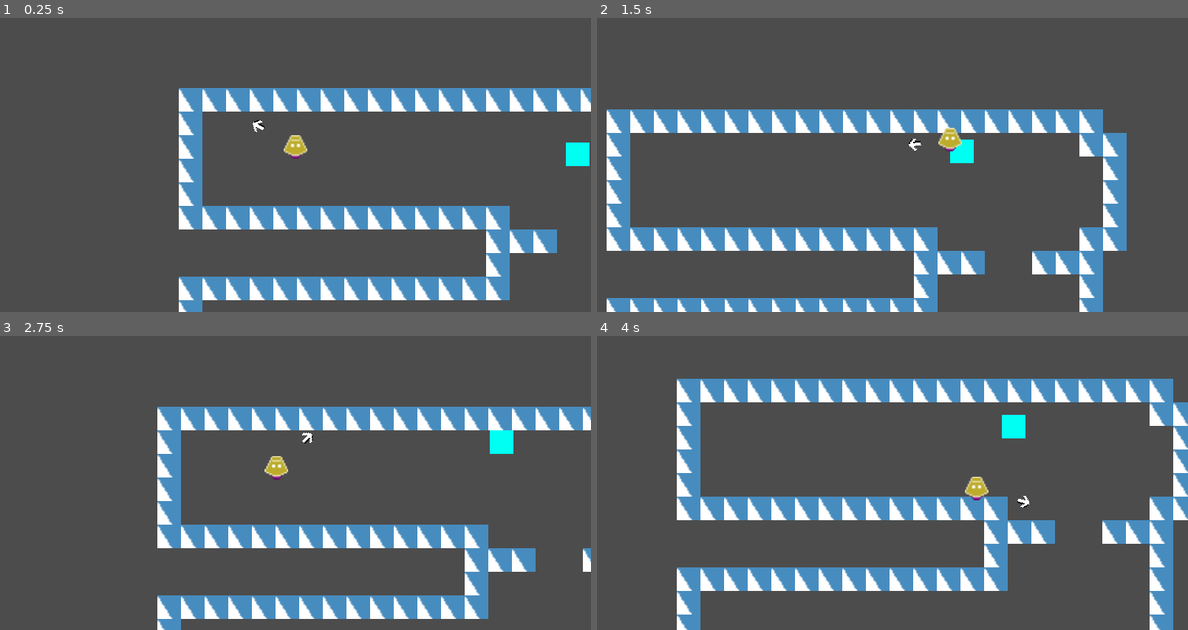
Above: before the commit, frames 1-4 (two rows, left to right).
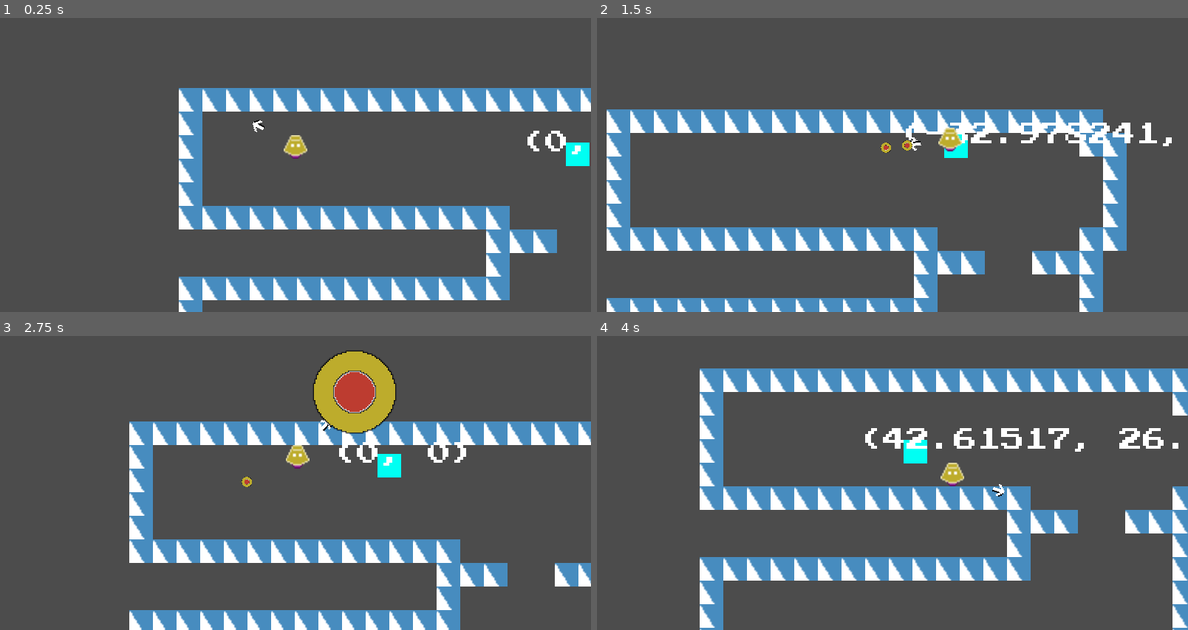
Above: after the commit, the same moments.

Repository: andrebariani/abracajur
Game: Godot game, scene res://src/world/World.tscn
Two runs of this game, one before a commit and one after it. Both use one fixed random seed, a clock stepped at 60 frames per second and the inputs below. The engine's default icon, where the game draws it, is replaced by a stand-in: a white triangle on a blue panel in a dark square.
Inputs (mouse positions are in pixels of both pictures, inside the frame that each line leads up to):
- Up to frame 1 (0.25 s): no input
- Up to frame 2 (1.5 s): tap Enter at 0.5 s; move the mouse to (1022, 129) at 0.52 s; hold W 0.53-1.28 s; tap Space (ui_select) at 0.6, 0.77, 1.07 s; move the mouse to (774, 162) at 1.27 s; tap Q at 1.35 s
- Up to frame 3 (2.75 s): tap Space (ui_select) at 1.52, 1.55, 1.82, 2.3 s; move the mouse to (354, 391) at 2.02 s; hold W from 2.03 s (still down); tap E at 2.1 s
- Up to frame 4 (4 s): move the mouse to (862, 530) at 2.77 s; tap R at 2.85 s; tap Space (ui_select) at 3.02, 3.05, 3.32, 3.6, 3.77 s; move the mouse to (1069, 515) at 3.52 s; release W at 3.53 s

The runs differ from the first frame. In frame 1, 0.2% of the frame differs, in the area x 89-99%, y 38-47%; in frame 2, 1.2%; in frame 3, 30%, in the area x 21-100%, y 5-100%; in frame 4, 29%.

Commit message:
Color Coding to Spells and Icons (#11)
* commiting for merge

* Spell launcher and changes to LaserSpell

* correcao rushada

* spellbook e magicsystem

* changes

* zuerinhas na magicsystem

* magic_system finalmente funcionando (talvez?)

* heresia retirada

* bugs bugs bugs

* squash dem bugs

* é literalmente um massacre de insetos

* sbp contra os insetos

* MagicLauncher on player made

* stun do enemy v0.5

* atributo color no scroll

* CHOSEN_EFFECT property added

* Shape Color set by shader

* Color coding addedto all spells and icons

* stuff

Co-authored-by: MasterProjectLC <dan.inafuku@hotmail.com>

Diff:
--- a/src/enemies/Enemy.gd
+++ b/src/enemies/Enemy.gd
@@ -1,14 +1,131 @@
 extends KinematicBody2D
 
-const FRICTION = 200
-const ACCELERATION = 200
+var effects_types = [
+	"DAMAGE",
+	"STUN",
+	"KNOCKBACK",
+	"GREASE",
+	"BREAK",
+	"HEAL",
+	"SHIELD"
+]
 
+export var FRICTION = 200
+export var ACCELERATION = 200
 export var max_hp = 3
 export var MAX_SPEED = 50
 onready var hp = max_hp
+
+onready var AggroBox = $AggroBox
+onready var rayCast = $RayCast2D
+onready var moveDebug = $MoveDebug
+
+enum {
+	WANDER
+	CHASE
+	STUN
+}
+
+var state = WANDER
+
 var MoveDirection = Vector2.ZERO
+var knockback = Vector2.ZERO
+
+
+func _physics_process(delta):
+	knockback = knockback.move_toward(Vector2.ZERO, FRICTION)
+	knockback = move_and_slide(knockback)
+
+	state_machine()
+	MoveDirection = move_and_slide(MoveDirection)
+	moveDebug.set_text(str(MoveDirection))
+
+
+func state_machine():
+	match state:
+		WANDER:
+			seek_player()
+			MoveDirection = MoveDirection.move_toward(Vector2.ZERO,FRICTION)
+		CHASE:
+			var player = AggroBox.target
+			if player != null:
+				var direction = player.global_position - global_position
+				rayCast.cast_to = direction
+				rayCast.force_raycast_update()
+				if !rayCast.is_colliding():
+					MoveDirection = MoveDirection.move_toward(direction.normalized() * MAX_SPEED, ACCELERATION)
+				else:
+					set_state(WANDER)
+			else:
+				set_state(WANDER)
+		STUN:
+			return
+
+func set_state(new_state):
+	state = new_state
+
+func seek_player():
+	if AggroBox.can_see():
+		set_state(CHASE)
+
+
+# ---- Handle signals ----------
 
 func _on_Hurtbox_area_entered(area):
 	var spell = area.spell
-	hp += spell.DAMAGE
+	match spell.chosen_effect:
+		"DAMAGE":
+			apply_damage(spell.effects)
+		"STUN":
+			apply_stun(spell.effects)
+		"KNOCKBACK":
+			apply_knockback(area)
+		"GREASE":
+			apply_grease(spell.effects)
+		"BREAK":
+			apply_break(spell.effects)
+		"HEAL":
+			apply_heal(spell.effects)
+		"SHIELD":
+			apply_shield(spell.effects)
+
+
+# ---- React to stimuli -------------
+
+func apply_damage(spell_effects):
+	hp = clamp(hp - spell_effects.DAMAGE, 0, max_hp)
+	print_debug("damage! " + str(hp))
+
+
+func apply_heal(spell_effects):
+	hp = clamp(hp + spell_effects.HEAL, 0, max_hp)
+	print_debug("heal! " + str(hp))
+
+
+func apply_stun(spell_effects):
+	set_state(STUN)
+	$StunTimer.start(spell_effects.STUN)
+
+
+func apply_knockback(area):
+	var knockback_direction = area.global_position.direction_to(self.global_position)
+	knockback = area.spell.effects.KNOCKBACK * knockback_direction.normalized()
+	print(str(knockback))
+
+
+func apply_grease(spell_effects):
+	ACCELERATION -= spell_effects.GREASE
+	FRICTION = 1
+
+
+func apply_break(spell_effects):
+	max_hp = max(max_hp - spell_effects.BREAK, 1)
+	print_debug("HP reduced to " + str(max_hp))
+
+
+func apply_shield(spell_effects):
+	hp += spell_effects.DAMAGE
 	print_debug(hp)
+
+func _on_StunTimer_timeout():
+	set_state(WANDER)
--- a/src/enemies/Enemy.tscn
+++ b/src/enemies/Enemy.tscn
@@ -1,7 +1,9 @@
-[gd_scene load_steps=5 format=2]
+[gd_scene load_steps=7 format=2]
 
 [ext_resource path="res://src/engine/Hurtbox.tscn" type="PackedScene" id=1]
 [ext_resource path="res://src/enemies/Enemy.gd" type="Script" id=2]
+[ext_resource path="res://src/engine/AggroBox.tscn" type="PackedScene" id=3]
+[ext_resource path="res://assets/font/Text.tres" type="DynamicFont" id=4]
 
 [sub_resource type="RectangleShape2D" id=1]
 extents = Vector2( 8, 8 )
@@ -22,7 +24,7 @@
 margin_top = -8.0
 margin_right = 8.0
 margin_bottom = 8.0
-color = Color( 1, 0, 0, 1 )
+color = Color( 0.00392157, 0, 0.00392157, 1 )
 __meta__ = {
 "_edit_use_anchors_": false
 }
@@ -36,6 +38,24 @@
 
 [node name="StunTimer" type="Timer" parent="."]
 process_mode = 0
+
+[node name="AggroBox" parent="." instance=ExtResource( 3 )]
+collision_layer = 0
+
+[node name="RayCast2D" type="RayCast2D" parent="."]
+
+[node name="MoveDebug" type="Label" parent="."]
+margin_left = -38.0
+margin_top = -16.0
+margin_right = 38.0
+margin_bottom = -8.0
+custom_fonts/font = ExtResource( 4 )
+text = "(0, 0)"
+align = 1
+__meta__ = {
+"_edit_use_anchors_": false
+}
 [connection signal="area_entered" from="Hurtbox" to="." method="_on_Hurtbox_area_entered"]
+[connection signal="timeout" from="StunTimer" to="." method="_on_StunTimer_timeout"]
 
 [editable path="Hurtbox"]
--- a/src/enemies/Geladeira.gd
+++ b/src/enemies/Geladeira.gd
@@ -1,41 +1 @@
 extends "res://src/enemies/Enemy.gd"
-
-enum {
-	WANDER
-	CHASE
-}
-
-onready var AggroBox = $AggroBox
-onready var rayCast = $RayCast2D
-var state = WANDER
-
-func _ready():
-	pass # Replace with function body.
-
-
-
-func _physics_process(delta):
-	match state:
-		WANDER:
-			seek_player()
-			MoveDirection = MoveDirection.move_toward(Vector2.ZERO,FRICTION * delta)
-		CHASE:
-			var player = AggroBox.target
-			if player != null:
-				var direction = player.global_position - global_position
-				rayCast.cast_to = direction
-				rayCast.force_raycast_update()
-				if !rayCast.is_colliding():
-					MoveDirection = MoveDirection.move_toward(direction.normalized() * MAX_SPEED, delta * ACCELERATION)
-				else:
-					state = WANDER
-			else:
-				state = WANDER
-
-	MoveDirection = move_and_slide(MoveDirection)
-
-
-
-func seek_player():
-	if AggroBox.can_see():
-		state = CHASE
--- a/src/enemies/Geladeira.tscn
+++ b/src/enemies/Geladeira.tscn
@@ -1,19 +1,17 @@
-[gd_scene load_steps=4 format=2]
+[gd_scene load_steps=3 format=2]
 
 [ext_resource path="res://src/enemies/Enemy.tscn" type="PackedScene" id=1]
-[ext_resource path="res://src/engine/AggroBox.tscn" type="PackedScene" id=2]
 [ext_resource path="res://src/enemies/Geladeira.gd" type="Script" id=3]
 
 [node name="Geladeira" instance=ExtResource( 1 )]
 collision_mask = 1
 script = ExtResource( 3 )
+FRICTION = 200
+ACCELERATION = 200
+max_hp = 3
+MAX_SPEED = 50
 
 [node name="ColorRect" parent="." index="1"]
 color = Color( 0, 1, 0.952941, 1 )
 
-[node name="AggroBox" parent="." index="4" instance=ExtResource( 2 )]
-collision_layer = 0
-
-[node name="RayCast2D" type="RayCast2D" parent="." index="5"]
-
 [editable path="Hurtbox"]
--- a/src/engine/AggroBox.gd
+++ b/src/engine/AggroBox.gd
@@ -1,14 +1,15 @@
 extends Area2D
 
 var target = null
-
 
 func can_see():
 	return target != null
 
 func _on_AggroBox_body_entered(body):
 	target = body
+	$CollisionShape2D.self_modulate = Color(1, 1, 1, 0.5)
 
 
 func _on_AggroBox_body_exited(_body):
 	target = null
+	$CollisionShape2D.self_modulate = Color(1, 1, 1, 0.1)
--- a/src/engine/AggroBox.tscn
+++ b/src/engine/AggroBox.tscn
@@ -3,7 +3,7 @@
 [ext_resource path="res://src/engine/AggroBox.gd" type="Script" id=1]
 
 [sub_resource type="CircleShape2D" id=1]
-radius = 100.0
+radius = 176.003
 
 [node name="AggroBox" type="Area2D"]
 collision_layer = 2
@@ -11,6 +11,7 @@
 script = ExtResource( 1 )
 
 [node name="CollisionShape2D" type="CollisionShape2D" parent="."]
+self_modulate = Color( 1, 1, 1, 0.109804 )
 shape = SubResource( 1 )
 [connection signal="body_entered" from="." to="." method="_on_AggroBox_body_entered"]
 [connection signal="body_exited" from="." to="." method="_on_AggroBox_body_exited"]
--- a/src/player/Player.gd
+++ b/src/player/Player.gd
@@ -3,7 +3,7 @@
 onready var pointer = $Pointer
 onready var rayCast = $RayCast2D
 onready var anim = $LampAnim
-onready var spellScene = preload("res://src/spells/SparkSpell.tscn")
+onready var hurtbox = $Hurtbox/CollisionShape2D
 
 
 export (int) var cooldownTeleport = 0.1
@@ -20,33 +20,40 @@
 	if Input.is_action_just_pressed("ui_select") and can_teleport:
 		rayCast.cast_to = look_vector
 		rayCast.force_raycast_update()
+
+		anim.play("teleport")
 		if !rayCast.is_colliding():
-			teleport()
+			teleport_to_mouse()
+		else:
+			teleport_to_nearest_wall()
+
+		can_teleport = false
+		yield(get_tree().create_timer(cooldownTeleport),"timeout")
+		can_teleport = true
 
 
-	if Input.is_action_just_pressed("spell_q"):
-		_on_cast_spell(spellScene)
+func teleport_to_mouse():
+	global_position = get_global_mouse_position()
 
 
-func teleport():
-	anim.play("teleport")
-	global_position = get_global_mouse_position()
-	can_teleport = false
-	yield(get_tree().create_timer(cooldownTeleport),"timeout")
-	can_teleport = true
+func teleport_to_nearest_wall():
+	var player_radius = hurtbox.get_shape().radius
+	global_position = rayCast.get_collision_point() + rayCast.get_collision_normal() * player_radius
 
 
-func _on_cast_spell(spell_scene):
-	var spell = spell_scene.instance()
-	var player_radius = get_node("Hurtbox/CollisionShape2D").get_shape().radius
-	var spell_radius = spell.get_node("Hitbox/CollisionShape2D").get_shape().radius
-	var total_radius = player_radius + spell_radius
-	spell.position = global_position + Vector2(total_radius, total_radius) * look_vector.normalized()
-	spell.init(look_vector.normalized())
+func _on_Magic_System_cast_spell(spell_data, letter, position):
+	var spell = spell_data.SCENE.instance()
+	spell.effects = spell_data.EFFECTS
+	spell.chosen_effect = spell_data.CHOSEN_EFFECT
+	spell.colors = spell_data.COLORS
+	spell._set_colors()
+
+	if spell.name == "SparkSpell":
+		var player_radius = hurtbox.get_shape().radius
+		var spell_radius = spell.get_node("Hitbox/CollisionShape2D").get_shape().radius
+		var total_radius = player_radius + spell_radius
+		spell.position = global_position + Vector2(total_radius, total_radius) * look_vector.normalized()
+		spell.init(look_vector.normalized())
 
 	var world = get_tree().current_scene
 	world.add_child(spell)
-
-
-func _on_Magic_System_cast_spell(spell, letter, position):
-	pass # Replace with function body.
--- a/src/player/Player.tscn
+++ b/src/player/Player.tscn
@@ -4,7 +4,6 @@
 [ext_resource path="res://src/player/Player.gd" type="Script" id=2]
 [ext_resource path="res://assets/pointer.png" type="Texture" id=3]
 [ext_resource path="res://src/engine/Hurtbox.tscn" type="PackedScene" id=4]
-
 
 [sub_resource type="CircleShape2D" id=1]
 radius = 8.06226
--- a/src/spells/AOESpell.gd
+++ b/src/spells/AOESpell.gd
@@ -1,4 +1,8 @@
 extends "res://src/spells/Spell.gd"
+
 
 func _process(_delta):
 	position = get_global_mouse_position()
+
+func _on_AnimationPlayer_animation_finished(anim_name):
+	queue_free()
--- a/src/spells/AOESpell.tscn
+++ b/src/spells/AOESpell.tscn
@@ -1,20 +1,42 @@
-[gd_scene load_steps=5 format=2]
+[gd_scene load_steps=8 format=2]
 
 [ext_resource path="res://src/engine/Hitbox.tscn" type="PackedScene" id=1]
 [ext_resource path="res://src/spells/AOESpell.gd" type="Script" id=2]
+[ext_resource path="res://color-code.png" type="Texture" id=3]
+[ext_resource path="res://src/spells/ColorSpellMaterial.tres" type="Material" id=4]
 
 [sub_resource type="CircleShape2D" id=1]
 radius = 16.0
 
 [sub_resource type="CircleShape2D" id=2]
-radius = 16.0
+radius = 18.0
+
+[sub_resource type="Animation" id=3]
+resource_name = "explode"
+tracks/0/type = "value"
+tracks/0/path = NodePath("Hitbox/CollisionShape2D:shape:radius")
+tracks/0/interp = 1
+tracks/0/loop_wrap = true
+tracks/0/imported = false
+tracks/0/enabled = true
+tracks/0/keys = {
+"times": PoolRealArray( 0, 1 ),
+"transitions": PoolRealArray( 1, 1 ),
+"update": 0,
+"values": [ 12.0, 18.0 ]
+}
 
 [node name="AOESpell" type="KinematicBody2D"]
+collision_layer = 0
 script = ExtResource( 2 )
 
 [node name="CollisionShape2D" type="CollisionShape2D" parent="."]
 modulate = Color( 0.945098, 0, 0, 1 )
 shape = SubResource( 1 )
+
+[node name="Sprite" type="Sprite" parent="."]
+material = ExtResource( 4 )
+texture = ExtResource( 3 )
 
 [node name="Hitbox" parent="." instance=ExtResource( 1 )]
 collision_mask = 16
@@ -22,4 +44,9 @@
 [node name="CollisionShape2D" parent="Hitbox" index="0"]
 shape = SubResource( 2 )
 
+[node name="AnimationPlayer" type="AnimationPlayer" parent="."]
+autoplay = "explode"
+anims/explode = SubResource( 3 )
+[connection signal="animation_finished" from="AnimationPlayer" to="." method="_on_AnimationPlayer_animation_finished"]
+
 [editable path="Hitbox"]
--- /dev/null
+++ b/src/spells/ColorSpell.shader
@@ -0,0 +1,18 @@
+shader_type canvas_item;
+
+uniform vec4 color_base;
+uniform vec4 color_outline;
+
+void fragment() {
+    vec4 curr_color = texture(TEXTURE,UV); // Get current color of pixel
+
+	if (curr_color == vec4(1,1,1,1) ) {
+        COLOR = color_base;
+    } else {
+		if (curr_color == vec4(0,0,0,1) ) {
+			COLOR = color_outline;
+		} else {
+			COLOR = curr_color;
+		}
+	}
+}
--- /dev/null
+++ b/src/spells/ColorSpellMaterial.tres
@@ -0,0 +1,9 @@
+[gd_resource type="ShaderMaterial" load_steps=2 format=2]
+
+[ext_resource path="res://src/spells/ColorSpell.shader" type="Shader" id=1]
+
+[resource]
+resource_local_to_scene = true
+shader = ExtResource( 1 )
+shader_param/color_base = Plane( 1, 1, 1, 1 )
+shader_param/color_outline = Plane( 0, 0, 0, 1 )
--- a/src/spells/SparkSpell.gd
+++ b/src/spells/SparkSpell.gd
@@ -15,3 +15,7 @@
 	var collision = move_and_collide(velocity*delta)
 	if collision:
 		queue_free()
+
+
+func _on_Hitbox_area_entered(area):
+	queue_free()
--- a/src/spells/SparkSpell.tscn
+++ b/src/spells/SparkSpell.tscn
@@ -1,11 +1,12 @@
-[gd_scene load_steps=6 format=2]
+[gd_scene load_steps=7 format=2]
 
 [ext_resource path="res://src/engine/Hitbox.tscn" type="PackedScene" id=1]
-[ext_resource path="res://icon.png" type="Texture" id=2]
+[ext_resource path="res://color-code.png" type="Texture" id=2]
 [ext_resource path="res://src/spells/SparkSpell.gd" type="Script" id=3]
+[ext_resource path="res://src/spells/ColorSpellMaterial.tres" type="Material" id=4]
 
-[sub_resource type="RectangleShape2D" id=1]
-extents = Vector2( 8, 8 )
+[sub_resource type="CircleShape2D" id=1]
+radius = 8.0
 
 [sub_resource type="CircleShape2D" id=2]
 radius = 8.0
@@ -14,12 +15,13 @@
 scale = Vector2( 0.5, 0.5 )
 collision_layer = 0
 script = ExtResource( 3 )
-SPELL_NAME = "RAJADAS DE RAIO"
 
 [node name="CollisionShape2D" type="CollisionShape2D" parent="."]
+visible = false
 shape = SubResource( 1 )
 
 [node name="Sprite" type="Sprite" parent="."]
+material = ExtResource( 4 )
 scale = Vector2( 0.25, 0.25 )
 texture = ExtResource( 2 )
 
@@ -27,6 +29,8 @@
 collision_mask = 16
 
 [node name="CollisionShape2D" parent="Hitbox" index="0"]
+visible = false
 shape = SubResource( 2 )
+[connection signal="area_entered" from="Hitbox" to="." method="_on_Hitbox_area_entered"]
 
 [editable path="Hitbox"]
--- a/src/spells/Spell.gd
+++ b/src/spells/Spell.gd
@@ -1,10 +1,20 @@
 extends KinematicBody2D
 
-export var SPELL_NAME = "RAJADAS DE FOGO"
-export var DAMAGE = -1
-export var KNOCKBACK = 50
-export var STUN = 2
-export var GREASE = 5
-export var SLOW = 5
-export var BREAK = 5
-export var SHIELD = 5
+var effects = {
+	"DAMAGE": 0,
+	"STUN": 0,
+	"KNOCKBACK": 0,
+	"GREASE": 0,
+	"BREAK": 0,
+	"HEAL": 0,
+	"SHIELD": 0
+}
+var chosen_effect = ""
+var colors = {
+	"COLOR_BASE": Color(0,0,0,0),
+	"COLOR_OUTLINE": Color(0,0,0,0),
+}
+
+func _set_colors():
+	$Sprite.material.set_shader_param("color_base", colors.COLOR_BASE)
+	$Sprite.material.set_shader_param("color_outline", colors.COLOR_OUTLINE)
--- a/src/ui/MagicSystem.gd
+++ b/src/ui/MagicSystem.gd
@@ -2,20 +2,69 @@
 
 export(Dictionary) var effects_scrolls = {
 	"damage": [
-		{ "NAME":" DE FOGO", "TYPE": "DAMAGE"}
+		{
+			"NAME":" DE FOGO",
+			"TYPE": "DAMAGE",
+			"COLORS": {
+				"COLOR_BASE": Color("bd3c30"),
+				"COLOR_OUTLINE": Color("bdac2c"),
+			},
+		}
 	],
 	"disabler": [
-		{ "NAME":" DE RAIO", "TYPE": "STUN"},
-		{ "NAME":" DE VENTO", "TYPE": "KNOCKBACK"},
+		{
+			"NAME":" DE RAIO",
+			"TYPE": "STUN",
+			"COLORS": {
+				"COLOR_BASE": Color("bd3c30"),
+				"COLOR_OUTLINE": Color("bdac2c"),
+			},
+		},
+		{
+			"NAME":" DE VENTO",
+			 "TYPE": "KNOCKBACK",
+			 "COLORS": {
+				"COLOR_BASE": Color("bd3c30"),
+				"COLOR_OUTLINE": Color("bdac2c"),
+			},
+		},
 	],
 	"debuff": [
-		{ "NAME":" DE GELO", "TYPE":"GREASE"},
-		{ "NAME":" DA CORRUPÇÃO", "TYPE":"BREAK"},
+		{
+			"NAME":" DE GELO",
+			"TYPE":"GREASE",
+			"COLORS": {
+				"COLOR_BASE": Color("bd3c30"),
+				"COLOR_OUTLINE": Color("bdac2c"),
+			},
+		},
+		{
+			"NAME":" DA CORRUPÇÃO",
+			"TYPE":"BREAK",
+			"COLORS": {
+				"COLOR_BASE": Color("bd3c30"),
+				"COLOR_OUTLINE": Color("bdac2c"),
+			},
+		},
 	],
 	"defensive": [
-		{ "NAME":" DE CURA", "TYPE":"HEAL"},
-		{ "NAME": " DE PEDRA", "TYPE":"SHIELD"},
-	]
+		{
+			"NAME":" DE CURA",
+			"TYPE":"HEAL",
+			"COLORS": {
+				"COLOR_BASE": Color("bd3c30"),
+				"COLOR_OUTLINE": Color("bdac2c"),
+			},
+		},
+		{
+			"NAME": " DE PEDRA",
+			"TYPE":"SHIELD",
+			"COLORS": {
+				"COLOR_BASE": Color("bd3c30"),
+				"COLOR_OUTLINE": Color("bdac2c"),
+			},
+		},
+	],
 }
 
 var shape_scrolls = [
@@ -26,24 +75,36 @@
 		"EFFECTS": {
 			"DAMAGE": 2,
 			"STUN": 1,
-			"KNOCKBACK": 50,
-			"GREASE": 2,
-			"BREAK": 2,
-		}
+			"KNOCKBACK": 500,
+			"GREASE": 175,
+			"BREAK": 1,
+			"HEAL": 1,
+			"SHIELD": 2
+		},
+		"CHOSEN_EFFECT": "",
+		"COLORS": {
+				"COLOR_BASE": Color("bd3c30"),
+				"COLOR_OUTLINE": Color("bdac2c"),
+		},
 	},
 	{
 		"NAME":"EXPLOSÃO",
 		"SCENE":preload("res://src/spells/AOESpell.tscn"),
 		"ICON": null,
 		"EFFECTS": {
-			"DAMAGE": 2,
+			"DAMAGE": 3,
 			"STUN": 1,
-			"KNOCKBACK": 50,
-			"GREASE": 2,
+			"KNOCKBACK": 1000,
+			"GREASE": 175,
 			"BREAK": 2,
-			"HEAL": 1,
+			"HEAL": 2,
 			"SHIELD": 2
-		}
+		},
+		"CHOSEN_EFFECT": "",
+		"COLORS": {
+			"COLOR_BASE": Color("bd3c30"),
+			"COLOR_OUTLINE": Color("bdac2c"),
+		},
 	},
 ]
 
@@ -96,6 +157,7 @@
 func reset_spells():
 	active_spells.clear()
 	emit_signal("reset_spells")
+	# warning-ignore:unused_variable
 	var key_position = -1
 
 	keys.shuffle()
@@ -116,9 +178,8 @@
 		# generate a shape
 		var rand_shape = available_shapes[randi() % len(available_shapes)].duplicate(true)
 
-		for effect in rand_shape["EFFECTS"].keys():
-			if effect != rand_effect["TYPE"]:
-				rand_shape["EFFECTS"].erase(effect)
+		rand_shape.CHOSEN_EFFECT = rand_effect.TYPE
+		rand_shape.COLORS = rand_effect.COLORS
 
 		rand_shape["NAME"] += rand_effect["NAME"]
 		active_spells[keys[k]] = rand_shape
--- a/src/ui/UI.gd
+++ b/src/ui/UI.gd
@@ -1,43 +1,15 @@
 extends Control
-
-#func _process(delta):
-#	if Input.is_action_just_pressed("spell_q"):
-#		.cast_spells()
-#	elif Input.is_action_just_pressed("spell_w"):
-#		.cast_spells()
-#	elif Input.is_action_just_pressed("spell_e"):
-#		.cast_spells()
-#	elif Input.is_action_just_pressed("spell_r"):
-#		.cast_spells()
 
 
 func _on_Magic_System_cast_spell(spell, letter, position):
 	get_node("HBoxContainer/Spell" + letter).text = spell["NAME"]
 	get_node("HBoxContainer/Spell" + letter + "/Icon").visible = true
 	get_node("HBoxContainer/Spell" + letter + "/Icon").texture = spell["ICON"]
-	get_node("HBoxContainer/Spell" + letter + "/Icon").set_modulate(get_color_by_type(spell["EFFECTS"].keys()[0]))
+	get_node("HBoxContainer/Spell" + letter + "/Icon").material.set_shader_param("color_base", spell["COLORS"].COLOR_BASE)
+	get_node("HBoxContainer/Spell" + letter + "/Icon").material.set_shader_param("color_outline", spell["COLORS"].COLOR_OUTLINE)
 
-func get_color_by_type(type):
-	match type:
-		"DAMAGE":
-			return Color(1, 0, 0, 1)
-		"HEAL":
-			return Color(1, 0, 155.0/255.0, 1)
-		"KNOCKBACK":
-			return Color(0, 93.0/255.0, 0, 1)
-		"SLOW":
-			return Color(0, 207.0/255.0, 0, 1)
-		"GREASE":
-			return Color(0, 1, 1, 1)
-		"STUN":
-			return Color(0, 0, 1, 1)
-		"BREAK":
-			return Color(151.0/255.0, 0, 1, 1)
-		"SHIELD":
-			return Color(1, 1, 1, 1)
-	return Color(1, 1, 1, 1)
 
 func _on_Magic_System_reset_spells():
 	for label in $HBoxContainer.get_children():
-		label.text = ""
+		label.text = "?"
 		label.visible = false
--- a/src/ui/UI.tscn
+++ b/src/ui/UI.tscn
@@ -1,23 +1,24 @@
-[gd_scene load_steps=3 format=2]
+[gd_scene load_steps=4 format=2]
 
 [ext_resource path="res://src/ui/UI.gd" type="Script" id=1]
 [ext_resource path="res://icon.png" type="Texture" id=2]
+[ext_resource path="res://src/spells/ColorSpellMaterial.tres" type="Material" id=3]
 
 [node name="UI" type="Control"]
 anchor_top = 1.0
 anchor_bottom = 1.0
-margin_top = -40.0
-margin_right = 40.0
+margin_top = -226.0
+margin_right = 402.0
 script = ExtResource( 1 )
 __meta__ = {
 "_edit_use_anchors_": false
 }
 
 [node name="HBoxContainer" type="HBoxContainer" parent="."]
-margin_left = 123.983
-margin_top = -15.3172
-margin_right = 275.983
-margin_bottom = 48.6828
+margin_left = 118.283
+margin_top = 173.733
+margin_right = 270.283
+margin_bottom = 237.733
 alignment = 1
 __meta__ = {
 "_edit_use_anchors_": false
@@ -39,6 +40,7 @@
 
 [node name="Icon" type="TextureRect" parent="HBoxContainer/SpellQ"]
 modulate = Color( 0, 0.8125, 0.0349462, 1 )
+material = ExtResource( 3 )
 margin_left = 1.86282
 margin_top = -36.094
 margin_right = 65.8628
@@ -75,6 +77,7 @@
 }
 
 [node name="Icon" type="TextureRect" parent="HBoxContainer/SpellW"]
+material = ExtResource( 3 )
 margin_left = 1.86282
 margin_top = -36.094
 margin_right = 65.8628
@@ -111,6 +114,7 @@
 }
 
 [node name="Icon" type="TextureRect" parent="HBoxContainer/SpellE"]
+material = ExtResource( 3 )
 margin_left = 1.86282
 margin_top = -36.094
 margin_right = 65.8628
@@ -145,6 +149,7 @@
 }
 
 [node name="Icon" type="TextureRect" parent="HBoxContainer/SpellR"]
+material = ExtResource( 3 )
 margin_left = 1.86285
 margin_top = -36.094
 margin_right = 65.8629
Binary file added: color-code.png
